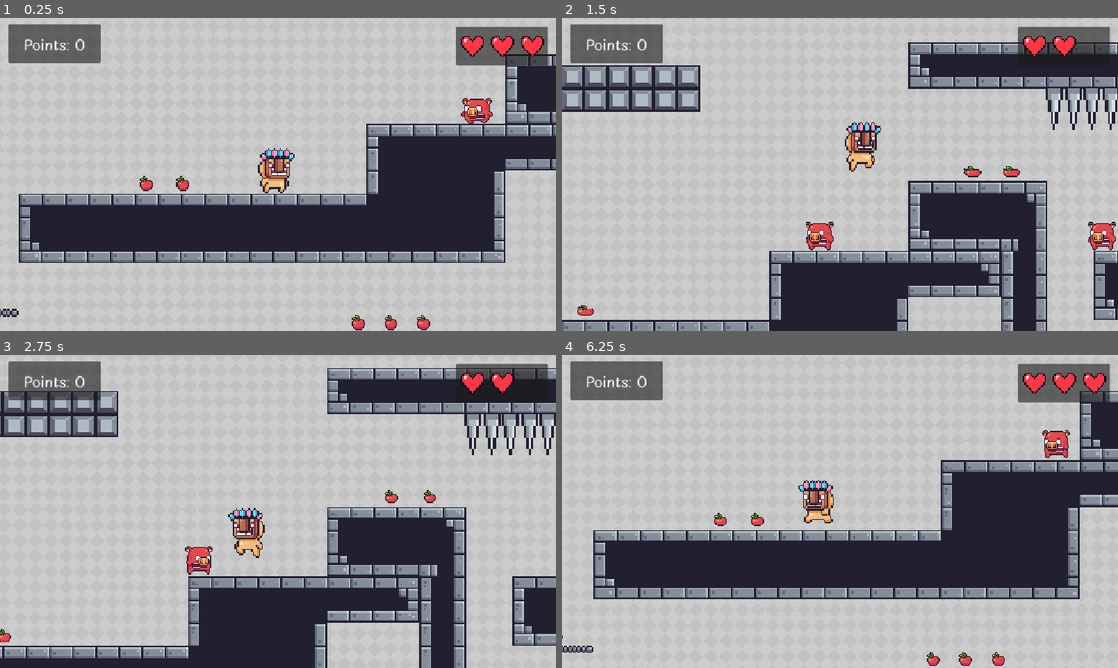
Above: before the commit, frames 1-4 (two rows, left to right).
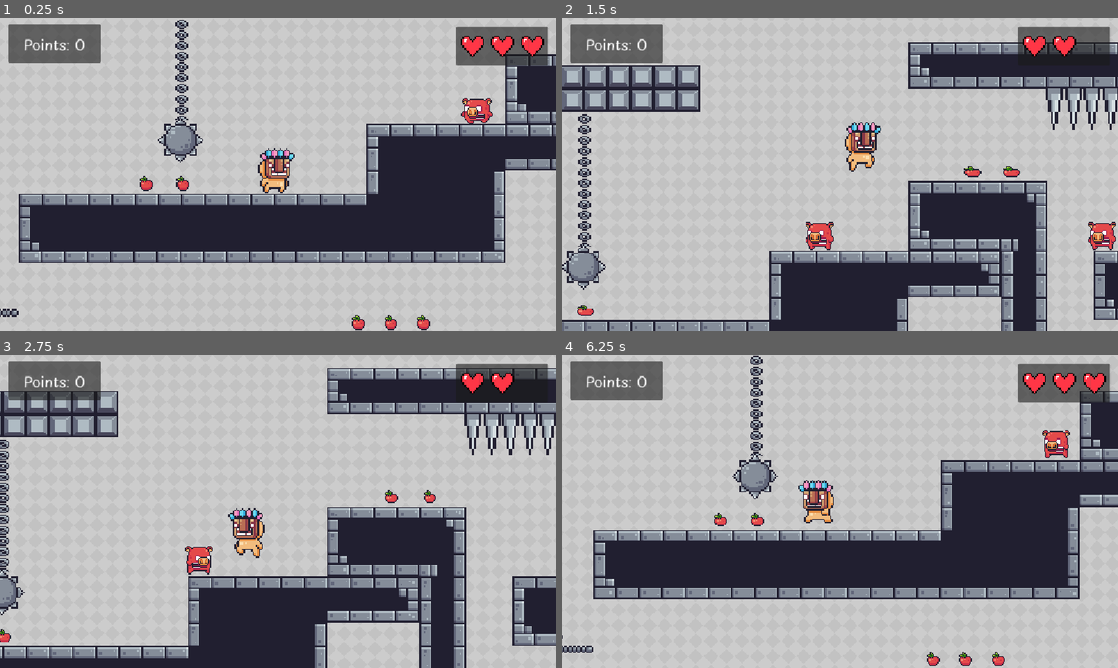
Above: after the commit, the same moments.

Repository: raihan-ys/2d-platformer-game
Game: Godot game, scene res://scenes/levels/level3.tscn
Same seed, same stepped clock (60 frames per second), same inputs: the game is played once before the commit and once after it. This scene is started directly instead of the project's main scene.
Inputs:
- Up to frame 1 (0.25 s): no input
- Up to frame 2 (1.5 s): hold D (right) from 0.53 s (still down); tap W (jump) at 0.6, 0.77, 1.07, 1.35 s
- Up to frame 3 (2.75 s): tap W (jump) at 1.52, 1.82, 2.1 s; release D (right) at 2.03 s; hold A (left) from 2.03 s (still down)
- Up to frame 4 (6.25 s): release A (left) at 2.78 s; hold D (right) 2.78-4.28 s; tap W (jump) at 2.85, 3.02, 3.32, 3.6, 3.77, 4.07, 4.35, 4.52, 4.82, 5.1, 5.85, 6.02 s; hold A (left) 4.28-5.03 s; hold D (right) 5.03-5.78 s; hold A (left) from 5.78 s (still down)

The runs differ from the first frame. In frame 1, 1.1% of the frame differs, in the area x 28-37%, y 0-47%; in frame 2, 1.2%, in the area x 0-8%, y 30-87%; in frame 3, 0.8%; in frame 4, 1.1%.

Commit message:
Prepare to make swinging traps

Diff:
--- a/scenes/game_objects/spike.gd
+++ b/scenes/game_objects/spike.gd
@@ -1,6 +1,7 @@
 extends Area2D
 
-
+@export var swing_angle: float = 45.0
+@export var swing_speed: float = 2.0
 @onready var player = $"../../SceneObjects/Player"
 
 func _on_body_entered(body: Node2D) -> void:
--- /dev/null
+++ b/scenes/game_objects/spike_ball.gd
@@ -0,0 +1,12 @@
+extends Area2D
+
+@onready var player = $"../../SceneObjects/Player"
+
+func _on_body_entered(body: Node2D) -> void:
+	if body.name == "Player" :
+		var x_delta = body.position.x - position.x
+		player.decrease_health()
+		if (x_delta < 0):
+			body.jump_side(500)
+		else:
+			body.jump_side(-500)
--- a/scenes/game_objects/spike_ball.tscn
+++ b/scenes/game_objects/spike_ball.tscn
@@ -2,6 +2,7 @@
 
 [ext_resource type="Texture2D" uid="uid://b16r73y62xylc" path="res://assets/traps/Chain.png" id="1_d72ex"]
 [ext_resource type="Texture2D" uid="uid://dbu7ket03wkju" path="res://assets/traps/Spiked Ball.png" id="1_yx07n"]
+[ext_resource type="Script" uid="uid://0oextqnbl26b" path="res://scenes/game_objects/spike_ball.gd" id="2_l7urr"]
 
 [sub_resource type="CircleShape2D" id="CircleShape2D_xrivr"]
 radius = 12.0
@@ -11,13 +12,15 @@
 [node name="Chain" type="Sprite2D" parent="." unique_id=912097321]
 texture_filter = 1
 texture_repeat = 2
-position = Vector2(0, 34)
-scale = Vector2(1, 9.5)
+position = Vector2(0, 40)
+scale = Vector2(1.1, 0.792)
 texture = ExtResource("1_d72ex")
 region_enabled = true
-region_rect = Rect2(0, 360, 32, 32)
+region_rect = Rect2(0, 0, 8, 100)
 
 [node name="SpikeBall" type="Area2D" parent="." unique_id=1449635067]
+position = Vector2(-94.5, -113)
+script = ExtResource("2_l7urr")
 
 [node name="Sprite2D" type="Sprite2D" parent="SpikeBall" unique_id=81175312]
 texture_filter = 1
@@ -25,5 +28,8 @@
 texture = ExtResource("1_yx07n")
 
 [node name="CollisionShape2D" type="CollisionShape2D" parent="SpikeBall" unique_id=1325039020]
+visible = false
 position = Vector2(95, 204)
 shape = SubResource("CircleShape2D_xrivr")
+
+[connection signal="body_entered" from="SpikeBall" to="SpikeBall" method="_on_body_entered"]
--- a/scenes/levels/level3.tscn
+++ b/scenes/levels/level3.tscn
@@ -11,6 +11,7 @@
 [ext_resource type="Script" uid="uid://clbaj144ur12g" path="res://scenes/levels/pause.gd" id="8_7eb4w"]
 [ext_resource type="FontFile" uid="uid://dfypm6v7ubpl6" path="res://assets/fonts/PlaypenSans-Regular.ttf" id="9_hadiw"]
 [ext_resource type="Script" uid="uid://baaejn5brmhh6" path="res://scenes/game_objects/fall_area.gd" id="10_hadiw"]
+[ext_resource type="PackedScene" uid="uid://dacs41furh1qn" path="res://scenes/game_objects/spike_ball.tscn" id="12_wb0vq"]
 
 [sub_resource type="TileSetAtlasSource" id="TileSetAtlasSource_sru4k"]
 texture = ExtResource("2_s1j21")
@@ -356,6 +357,10 @@
 wait_time = 1.5
 autostart = true
 
+[node name="SpikeBall" parent="." unique_id=1312668354 instance=ExtResource("12_wb0vq")]
+position = Vector2(336, -479)
+scale = Vector2(3.5, 3.5)
+
 [node name="Spikes" type="Node" parent="." unique_id=30102724]
 
 [node name="Spike" parent="Spikes" unique_id=1564171287 instance=ExtResource("4_t275y")]
Not shown, added: scenes/game_objects/spike_ball.gd.uid
